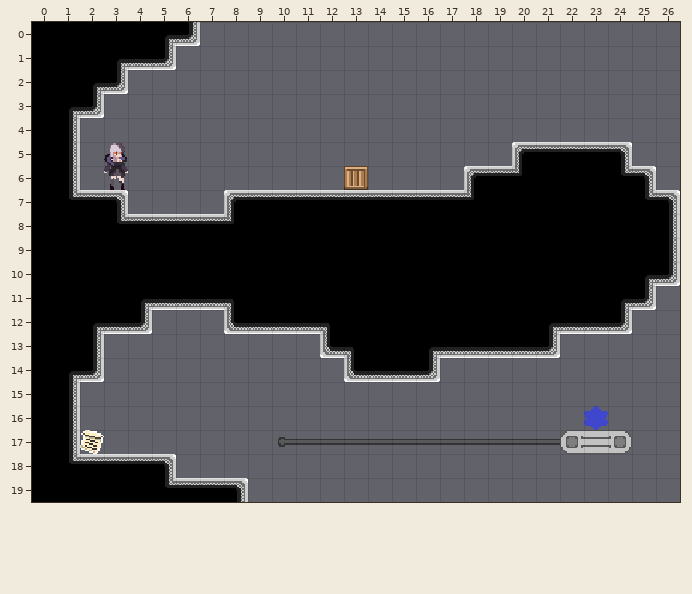
Two states of a Tiled map, Assets/maps/BookmarkLevels/2 - Lower Class Rooms/3 - TimestopBoxDrop.tmx. The first picture shows the starting point.
Cells are 16x16 px. Shown: x 0..26, y 0..19.
The result:
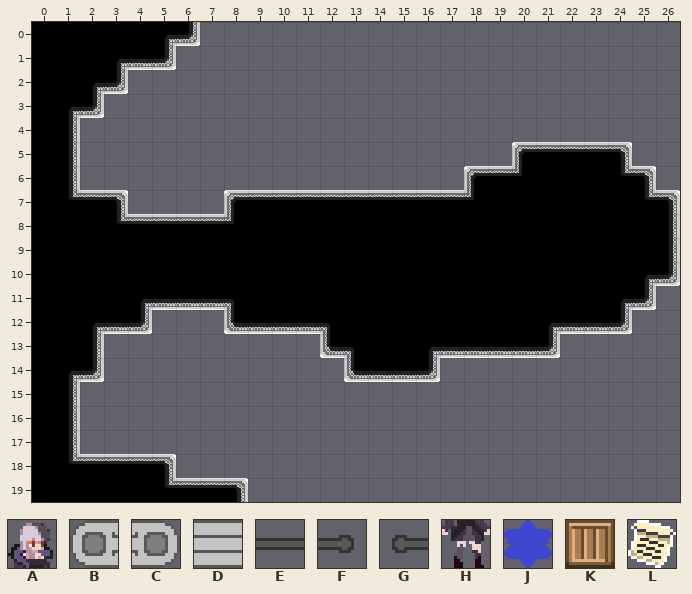
Key: from "PlaceholderSprites": A 0, B 11, C 11 flipped left-right, D 12, E 13, F 14, G 14 flipped left-right, H 15, J 27, K 54, L 55.
_ is an empty cell.
Changes in this commit:
Layer "bkg_close":
The author cleared the tile that lay hidden in row 17 at x 23.
The author cleared tile E in row 17 at x 11 to 22.
The author cleared tile F in row 17 at x 24.
The author cleared tile G in row 17 at x 10.
Layer "ground":
The author cleared tile A in row 5 at x 3.
The author cleared tile B in row 17 at x 22.
The author cleared tile C in row 17 at x 24.
The author cleared tile D in row 17 at x 23.
The author cleared tile H in row 6 at x 3.
The author cleared tile J in row 16 at x 23.
The author cleared tile K in row 6 at x 13.
The author cleared tile L in row 17 at x 2.
Changed places in both pictures, as pixel boxes (x1, y1, x2, y2):
removed: (104, 143, 128, 190)
removed: (344, 166, 368, 190)
removed: (278, 406, 632, 454)
removed: (80, 430, 104, 454)
